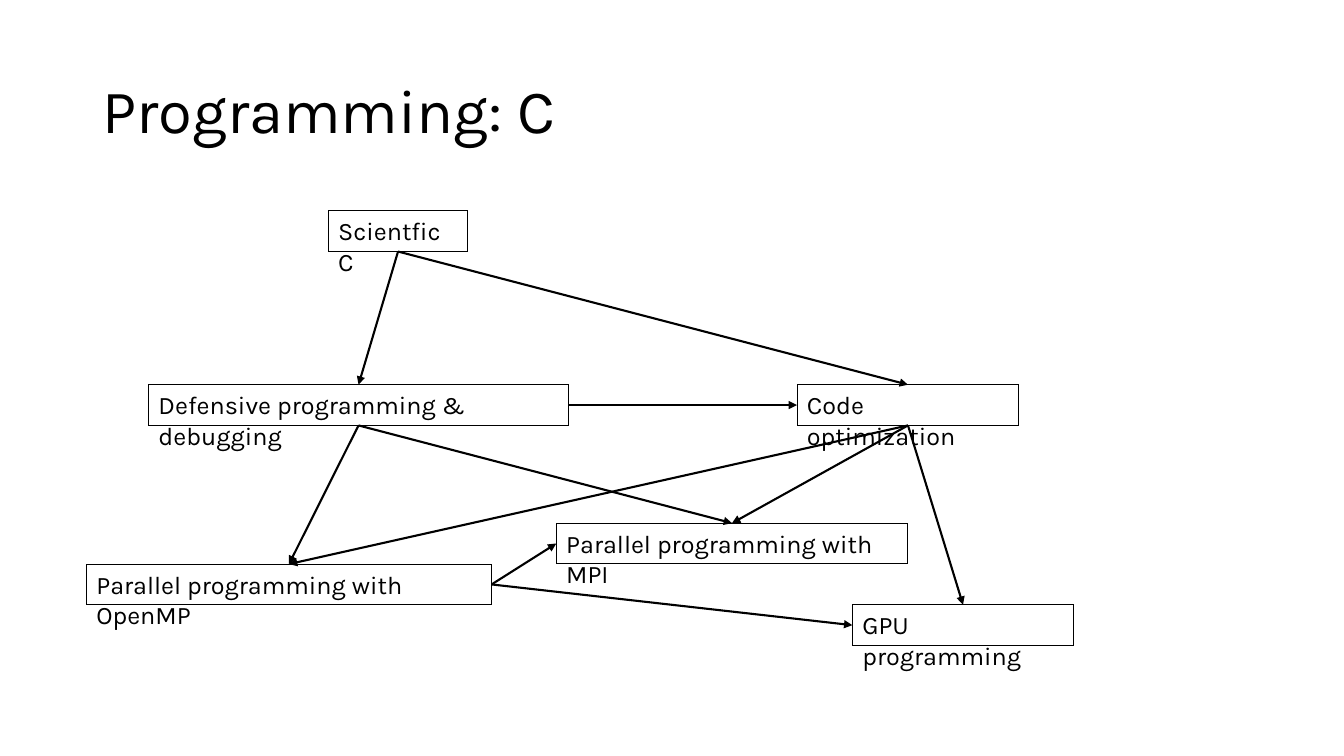
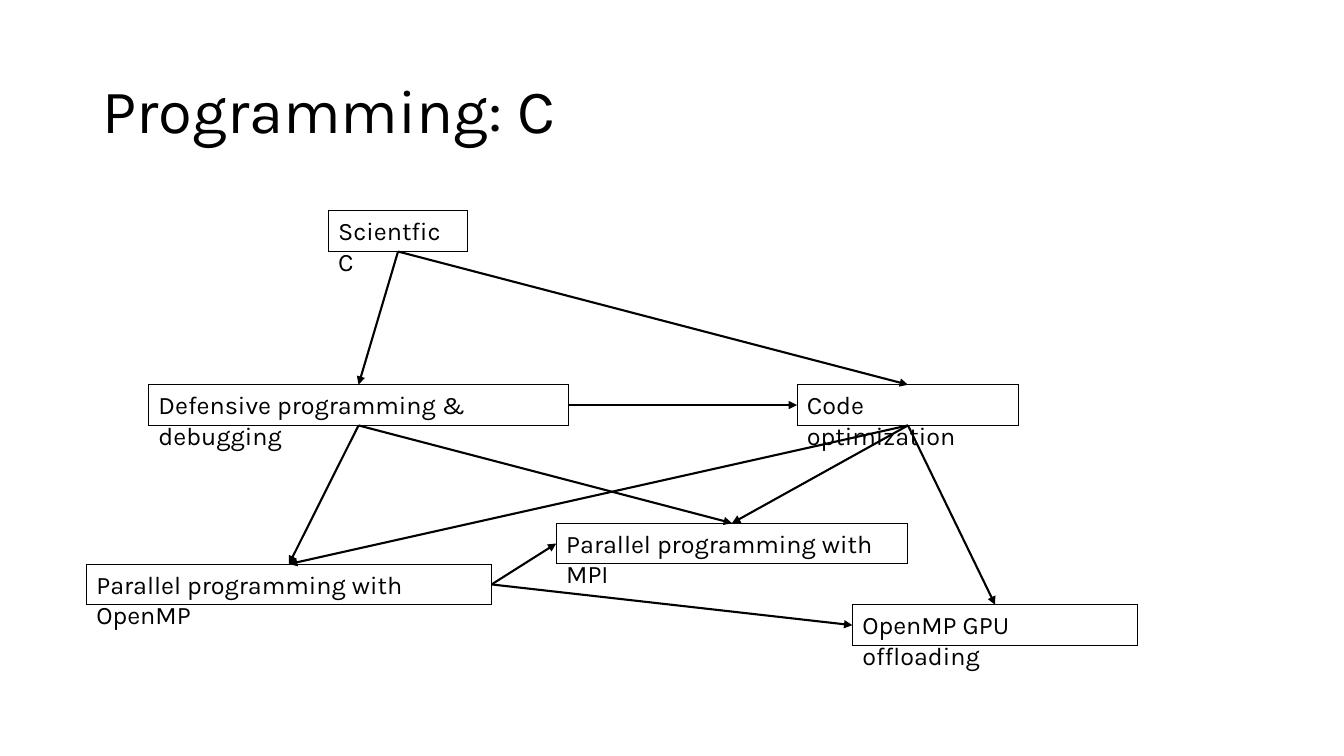
Before and after one commit to gjbex/Training-sessions, a slide deck: slide 9 of scientific_computing_skills_and_trainings.pptx (slide 8 before the commit). Drawn at 1344x756 pixels with LibreOffice and Linux fonts; fonts in the diff are those of the drawing. Boxes give left, top, right and bottom in pixels: in the first picture for what was removed or moved away, otherwise in the second. Text is boxed around its words. In the diff, an @@ line names an element or a change of style, - is before the commit and + after.

```diff
--- a/scientific_computing_skills_and_trainings.pptx
+++ b/scientific_computing_skills_and_trainings.pptx
@@ arrow moved from (908, 425) - (963, 605) to (908, 425) - (995, 605) @@
@@ rectangle "OpenMP GPU offloading": place and size @@
-rectangle "OpenMP GPU offloading" at bbox=[853, 605, 1075, 645]
+rectangle "OpenMP GPU offloading" at bbox=[853, 605, 1138, 645]
@@ text in rectangle at bbox=[862, 618, 1010, 671]: text changed @@
-GPU programming
+OpenMP GPU offloading
```
Also in this commit, not shown: 6 other slides changed, 1 slide added.
